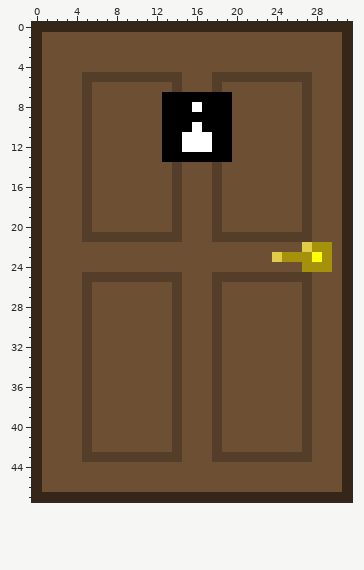
File history of a pixel-art sprite, assets/doorfemale.png. This is how it looked before the edit.
The file is 32x48 pixels.
The result:
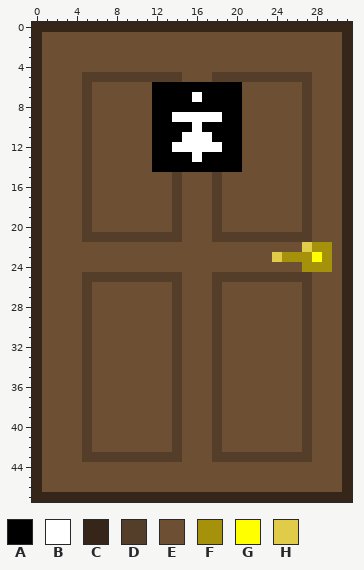
Palette (. is transparent): A #000000  B #ffffff  C #352619  D #553e29  E #6d4f34  F #a6920a  G #ffff00  H #e0cc48
Changes in this commit:
@@ x 10..22 @@
  5 DDDDDEEEDDDDD
- 6 EEEEDEEEDEEEE
- 7 EEEAAAAAAAEEE
- 8 EEEAAABAAAEEE
- 9 EEEAAAAAAAEEE
-10 EEEAAABAAAEEE
-11 EEEAABBBAAEEE
-12 EEEAABBBAAEEE
-13 EEEAAAAAAAEEE
-14 EEEEDEEEDEEEE
+ 6 EEAAAAAAAAAEE
+ 7 EEAAAABAAAAEE
+ 8 EEAAAAAAAAAEE
+ 9 EEAABBBBBAAEE
+10 EEAAAABAAAAEE
+11 EEAAABBBAAAEE
+12 EEAABBBBBAAEE
+13 EEAAAABAAAAEE
+14 EEAAAAAAAAAEE
 15 EEEEDEEEDEEEE
